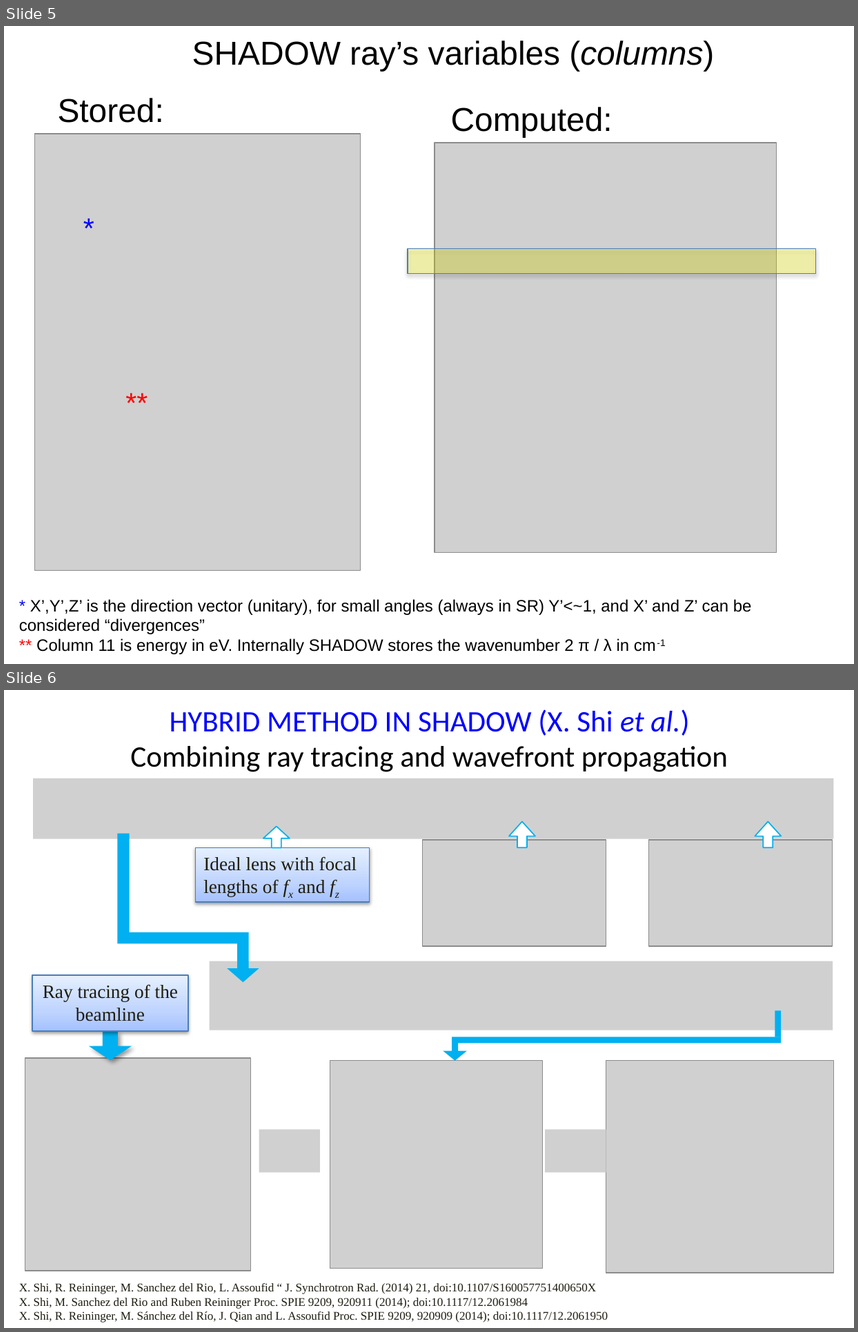
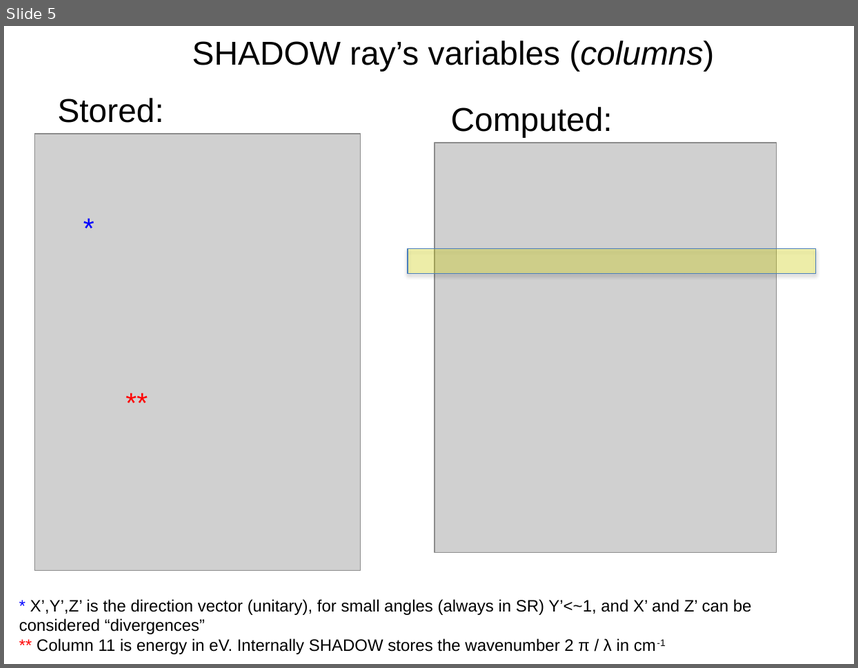
Before and after one commit to oasys-kit/oasys_school, a slide deck: slides/shadow.pptx. Shown one above the other, each under a label of ours: slides 5 and 6 before the commit, slide 5 after it. The pictures are 858x1332 and 858x668 pixels, drawn with LibreOffice and Linux fonts; fonts in the diff are those of the drawing; grey boxes stand for pictures. Boxes give left, top, right and bottom in pixels: in the first picture for what was removed or moved away, otherwise in the second. Text is boxed around its words. In the diff, an @@ line names an element or a change of style, - is before the commit and + after.

```diff
--- a/slides/shadow.pptx
+++ b/slides/shadow.pptx
@@ slide 6 removed at [4, 690, 854, 1328], background #FFFFFF @@
@@ title removed at [130, 709, 728, 772] @@
-HYBRID METHOD IN SHADOW (X. Shi et al.)
-Combining ray tracing and wavefront propagation
@@ picture removed at [33, 778, 833, 839] @@
@@ rectangle removed at [117, 834, 129, 932] @@
@@ up arrow removed at [263, 826, 290, 847] @@
@@ up arrow removed at [509, 822, 535, 848] @@
@@ up arrow removed at [755, 822, 781, 848] @@
@@ rectangle removed at [195, 847, 370, 902] @@
-Ideal lens with focal lengths of fx and fz
@@ picture removed at [422, 840, 606, 946] @@
@@ picture removed at [648, 840, 832, 946] @@
@@ bent up arrow removed at [117, 932, 259, 983] @@
@@ picture removed at [210, 961, 833, 1030] @@
@@ text removed at [43, 984, 178, 1021] @@
-Ray tracing of the beamline
@@ rectangle removed at [775, 1010, 781, 1037] @@
@@ down arrow removed at [89, 1032, 132, 1060] @@
@@ bent up arrow removed at [444, 1037, 782, 1061] @@
@@ picture removed at [25, 1058, 250, 1270] @@
@@ picture removed at [330, 1061, 542, 1268] @@
@@ picture removed at [606, 1060, 833, 1272] @@
@@ picture removed at [259, 1130, 320, 1172] @@
@@ picture removed at [546, 1130, 606, 1172] @@
@@ text removed at [19, 1283, 608, 1322] @@
-X. Shi, R. Reininger, M. Sanchez del Rio, L. Assoufid “ J. Synchrotron Rad. (2014) 21, doi:10.1107/S160057751400650X
-X. Shi, M. Sanchez del Rio and Ruben Reininger Proc. SPIE 9209, 920911 (2014); doi:10.1117/12.2061984
-X. Shi, R. Reininger, M. Sánchez del Río, J. Qian and L. Assoufid Proc. SPIE 9209, 920909 (2014); doi:10.1117/12.2061950
```
Also in this commit, not shown: 7 other files.
